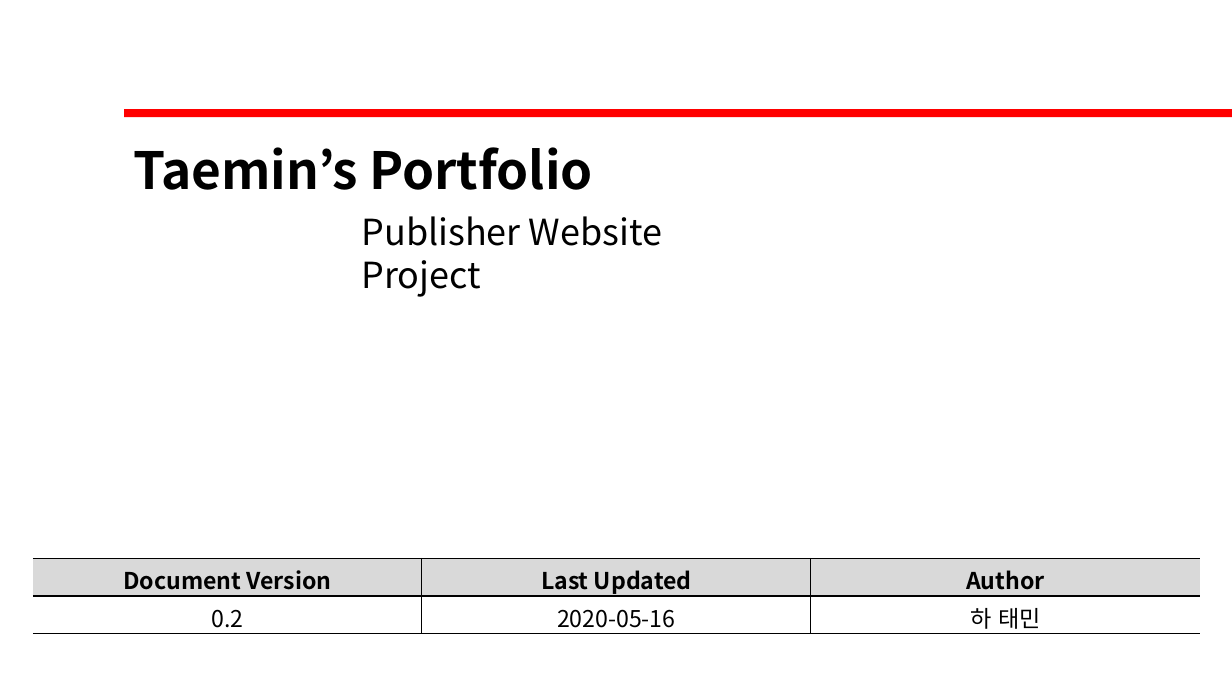
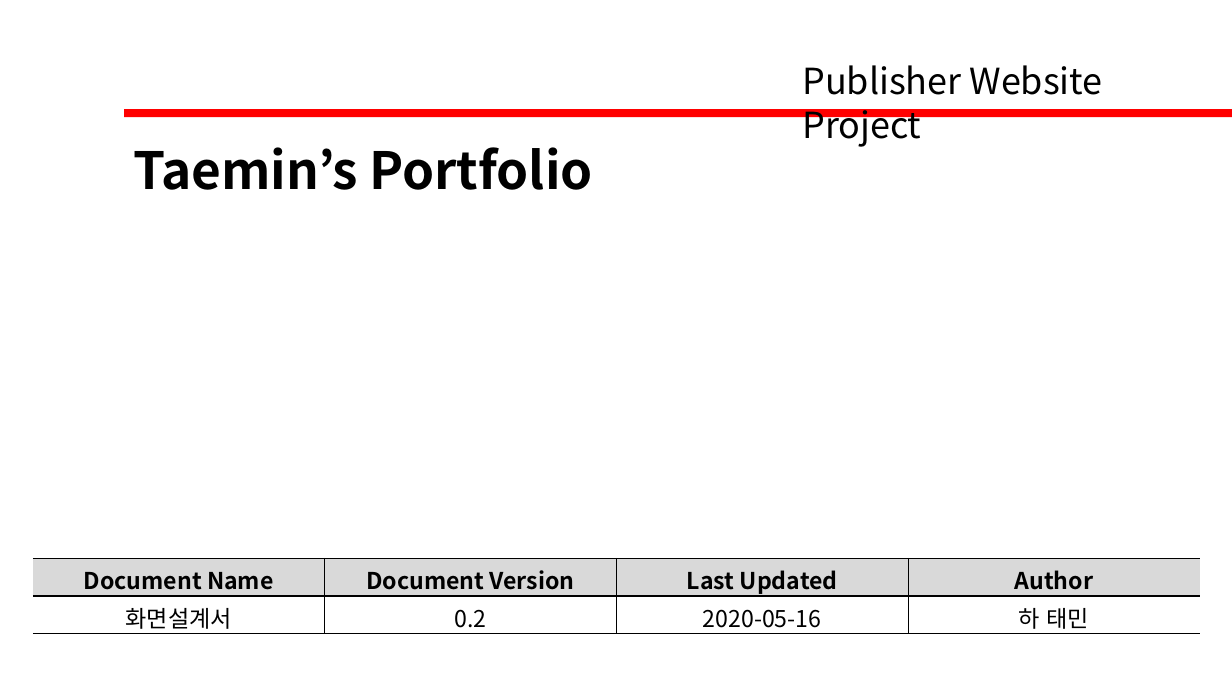
Before and after one commit to David-Ha-1217/Publisher_Portfolio, a slide deck: slide 1 of Documents/화면설계서.pptx. Drawn at 1232x693 pixels with LibreOffice and Linux fonts; fonts in the diff are those of the drawing. Boxes give left, top, right and bottom in pixels: in the first picture for what was removed or moved away, otherwise in the second. Text is boxed around its words. In the diff, an @@ line names an element or a change of style, - is before the commit and + after.

```diff
--- a/Documents/화면설계서.pptx
+++ b/Documents/화면설계서.pptx
@@ text "Publisher Website Project": place and size @@
-text "Publisher Website Project" at [362,216,662,297]
+text "Publisher Website Project" at [802,65,1103,147]
@@ table at [33,558,1202,633] @@
+column 1: Document Name | 화면설계서
```
Also in this commit, not shown: 9 other slides changed, 4 slides added, 1 slide removed, 5 other files.
